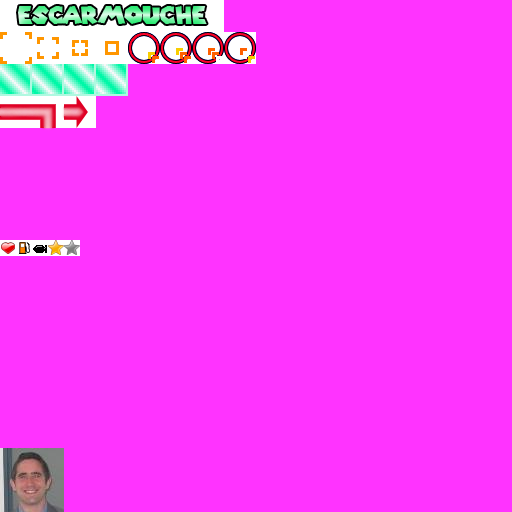
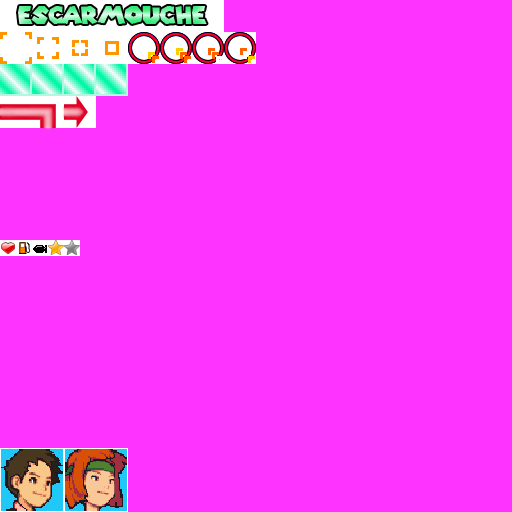
Layers edited between the first and the second 512px x 512px image:
added layer "Calque 6" above "Calque 5" over (x1=64, y1=448, x2=128, y2=512)
added layer "Calque 5" above "Calque 4" over (x1=0, y1=448, x2=64, y2=512)
